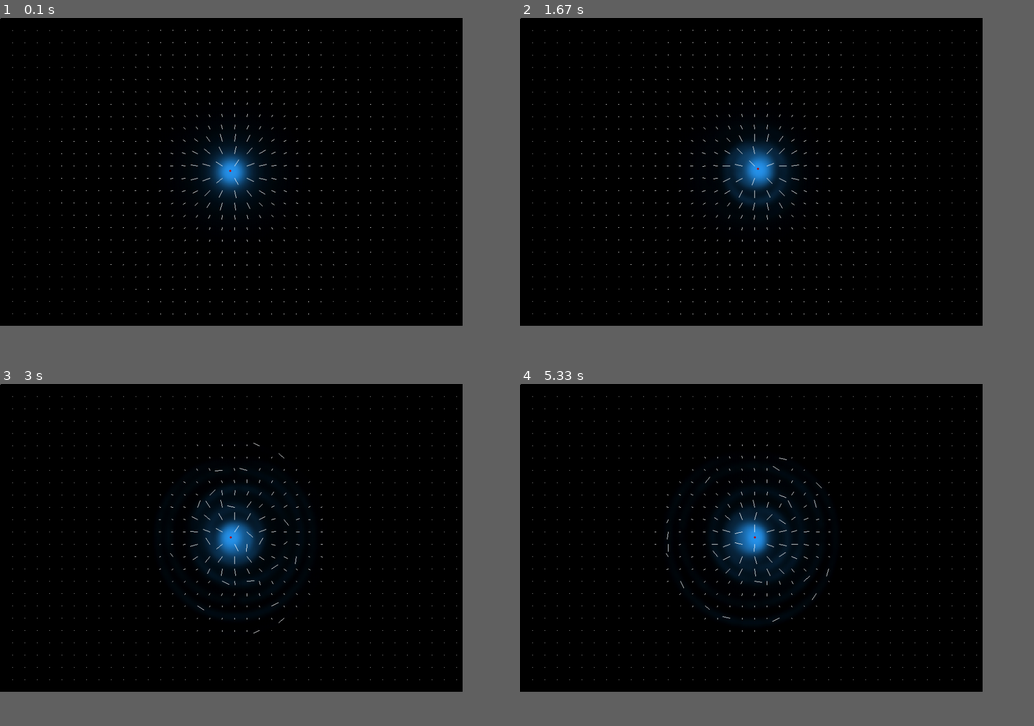
Above: before the commit, frames 1-4 (two rows, left to right).
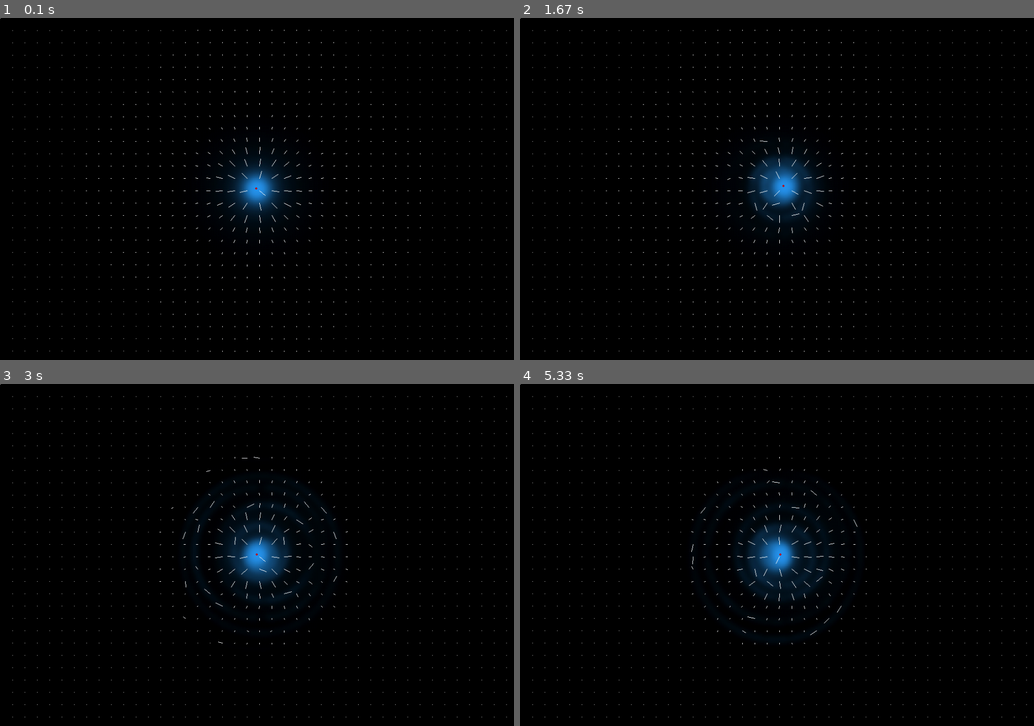
Above: after the commit, the same moments.

Repository: philippus180/Electromagnetic-Simulation
Game: pygame game, started from graphic_pygame.py
Same seed, same stepped clock (60 frames per second), same inputs: the game is played once before the commit and once after it.
Inputs (mouse positions are in pixels of both pictures, inside the frame that each line leads up to):
- Up to frame 1 (0.1 s): no input
- Up to frame 2 (1.67 s): hold Right 0.33-0.8 s; move the mouse to (756, 202) at 0.37 s; hold Up 0.83-1.13 s; hold Right 1.17-1.63 s
- Up to frame 3 (3 s): hold Left 1.67-2.2 s; hold Down 2.23-2.53 s; hold Left 2.57-2.97 s
- Up to frame 4 (5.33 s): hold Up 3-3.37 s; hold Right 3.4-4.03 s; hold Down 4.07-4.43 s; hold Left 4.47-4.93 s; hold Right from 4.97 s (still down)
In our replay, the window is 810x540 before the commit and 900x600 after it. These sizes can differ from the game's own. Grey fills any space a smaller window leaves; there, only what the larger window draws over its background counts as a difference.

The runs differ from the first frame. In frame 1, 3.0% of the frame differs, in the area x 2-99%, y 3-98%; in frame 2, 3.6%; in frame 3, 3.4%; in frame 4, 3.7%.

Commit message:
screen size tweak

Diff:
--- a/graphic_pygame.py
+++ b/graphic_pygame.py
@@ -7,7 +7,7 @@
 from maxwell_calculation import Field_Area
 
 
-WIDTH, HEIGHT = (900, 600)
+WIDTH, HEIGHT = (999, 666)
 FPS = 30
 
 if len(sys.argv) > 1:
